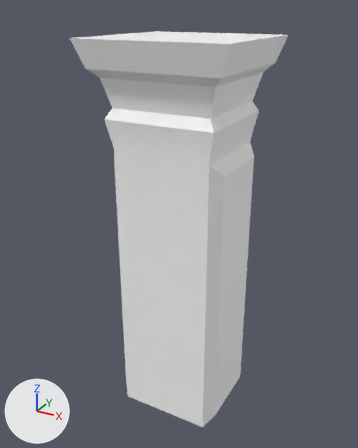
The FBX model ConstellationsGameHDRP/Assets/Art/Models/SM_railingEnd.fbx, before and after one commit.
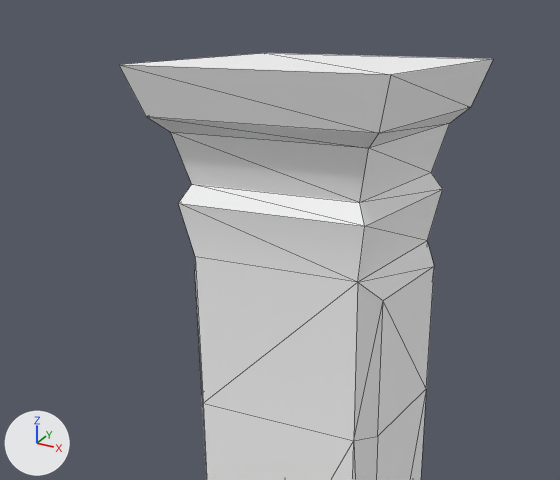
There are two pictures of each version: one whole from a 50 mm lens placed at (2.65, -4.51, 4.08), pointed at (0.42, -0.46, 2.06), one close up on the part from 0% to 92% of the width and 0% to 63% of the height. The lights are fixed; the arrows at lower left show +X, +Y and +Z. The close-ups show mesh edges as thin lines. Where no turn or scale is listed for an object, it has been applied to the vertices.

The first close-up shows 'SM_railingEnd'.
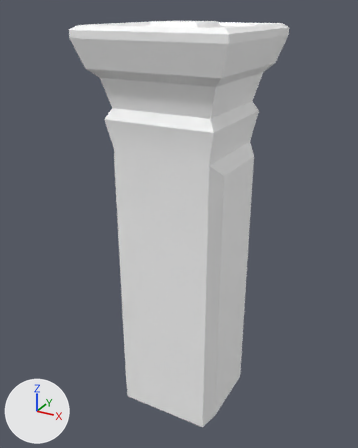
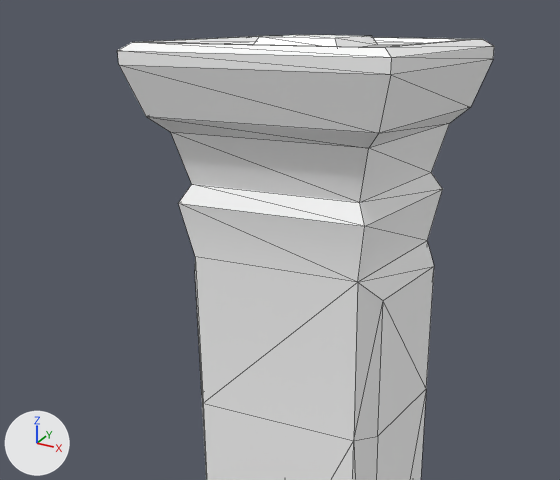
What differs and where, as boxes (x1, y1, x2, y2) in the close-ups (560 x 480 px):
```json
{"object": "SM_railingEnd", "change": "reshaped", "before": [119, 53, 493, 480], "after": [117, 35, 494, 480]}
{"part": 1, "of": "me_mesh", "change": "built on", "before": [119, 53, 490, 74], "after": [117, 35, 494, 74]}
```

Edits to the scene script, one JSON object a line:
```json
{"block": "me_mesh", "where": "# used by ob_sm_railingend; location = (0.0, 0.0, 0.0)"}
{"op": "remove", "block": "me_mesh", "code": "me_mesh.from_pydata(...)  # 44 vertices, 84 faces; spans x -0.23..1.19, y -1.14..0.22, z 0.0..3.85"}
{"op": "add", "block": "me_mesh", "code": "me_mesh.from_pydata(...)  # 68 vertices, 132 faces; spans x -0.23..1.19, y -1.14..0.22, z 0.0..3.96"}
{"block": "me_mesh", "change": "me_mesh part 1"}
{"block": "me_mesh", "change": "2 faces are deleted"}
{"block": "me_mesh", "change": "24 vertices are added at x -0.23..1.19, y -1.14..0.22, z 3.91..3.96"}
{"block": "me_mesh", "change": "50 new faces join them, mat_marble (its picture is missing)"}
```
